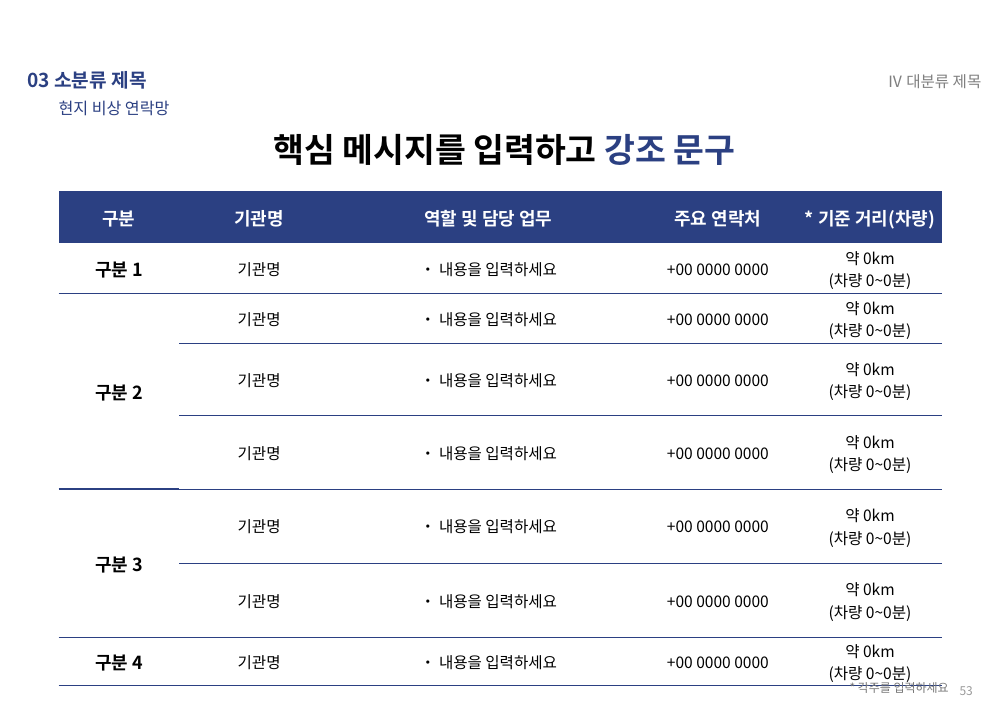
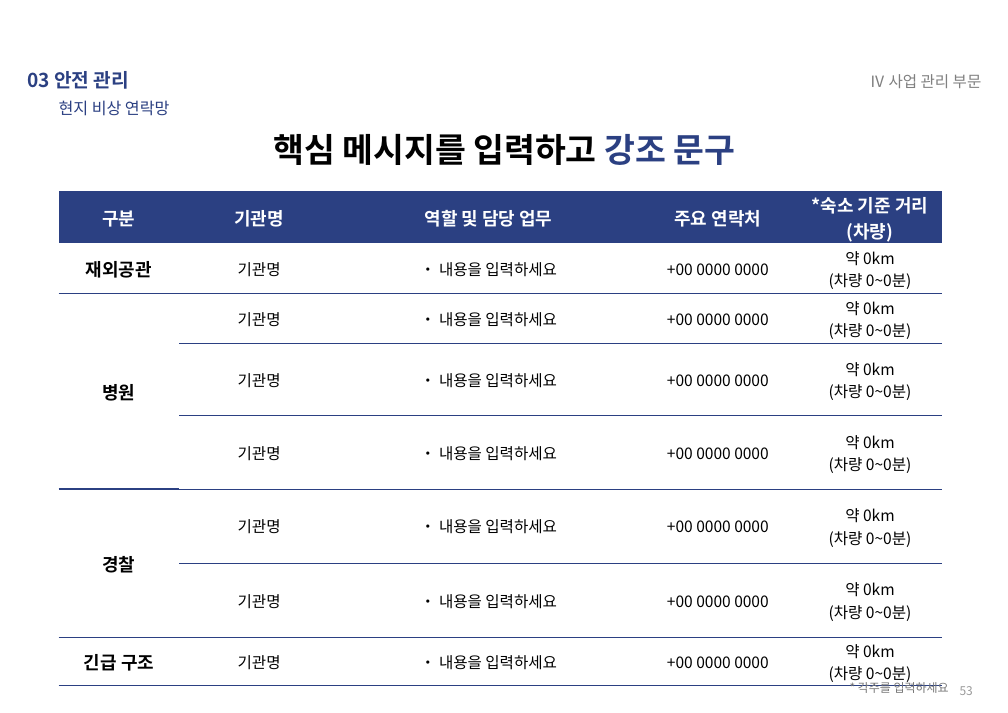
Before and after one commit to jinyor4435/-, a slide deck: slide 53 of 입찰제안서_PPT템플릿_2026SW미래채움.pptx. Drawn at 1008x713 pixels with LibreOffice and Linux fonts; fonts in the diff are those of the drawing. Boxes give left, top, right and bottom in pixels: in the first picture for what was removed or moved away, otherwise in the second. Text is boxed around its words. In the diff, an @@ line names an element or a change of style, - is before the commit and + after.

```diff
--- a/입찰제안서_PPT템플릿_2026SW미래채움.pptx
+++ b/입찰제안서_PPT템플릿_2026SW미래채움.pptx
@@ text at (28,71,129,89): text changed @@
-03 소분류 제목
+03 안전 관리
@@ text at (870,74,982,88): text changed @@
-Ⅳ 대분류 제목
+Ⅳ 사업 관리 부문
@@ table at (59,191,942,688) @@
-row 1, column 5: * 기준 거리(차량)
+row 1, column 5: *숙소 기준 거리(차량)
-row 2, column 1: 구분 1
+row 2, column 1: 재외공관
-row 3, column 1: 구분 2
+row 3, column 1: 병원
-row 6, column 1: 구분 3
+row 6, column 1: 경찰
-row 8, column 1: 구분 4
+row 8, column 1: 긴급 구조
```
Also in this commit, not shown: 41 other slides changed, 13 slides added, 13 slides removed.
